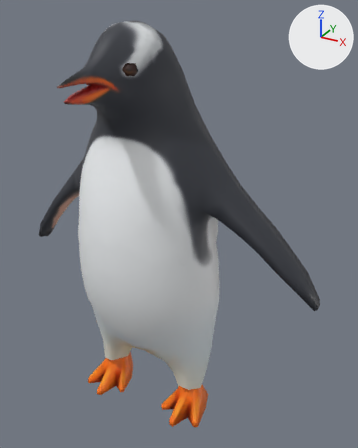
Before and after pictures for a commit that changed the glTF model assets/3D/Penguins/GentooPenguin/GentooPenguin.gltf.
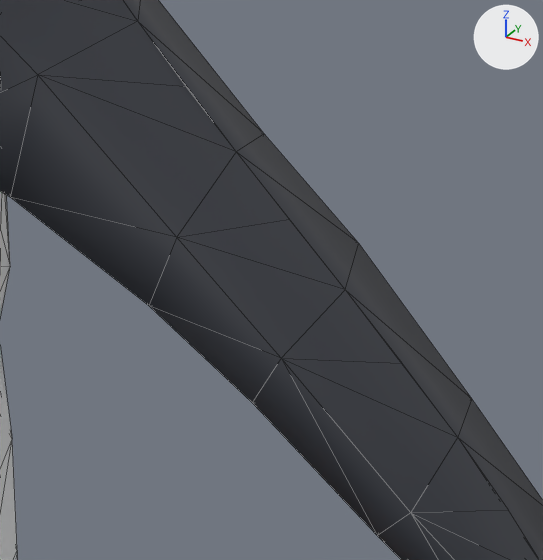
Each version appears first whole from a 50 mm camera at (0.497, -0.778, 0.822) aimed at (0.049, 0.036, 0.415), and next in a close-up on the part from 60% to 86% of the width and 42% to 63% of the height. The axes (+X, +Y, +Z) are drawn at upper right. The lights are the same throughout. The close-ups show mesh edges as thin lines. Vertices at the same position are counted once.

Objects in the first close-up: 'GentooPenguin'.
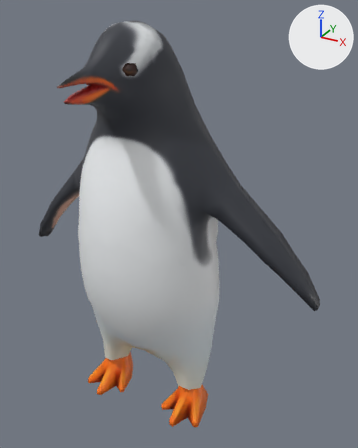
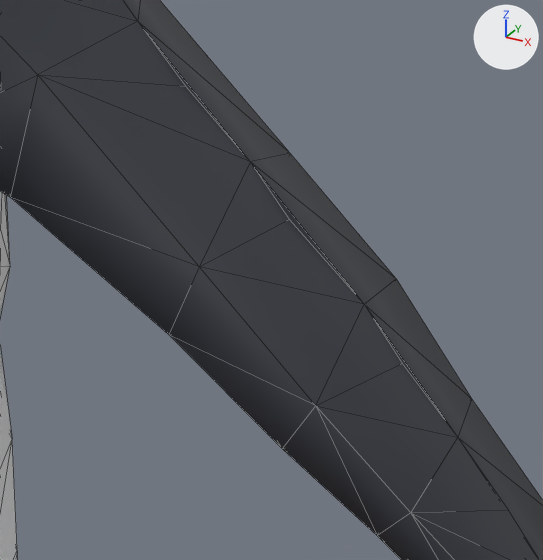
Edits to the bpy script that builds the scene:
```text
Change me_plane:
    where me_plane.from_pydata(...)  # 593 vertices, 1142 faces; spans x -0.346..0.346, y -0.23..0.233, z 0.0..0.8
    used by ob_gentoopenguin; location = (0.0, 0.0, 0.0)
    me_plane part 1
    me_plane.vertices[84].co: (0.244, -0.007, 0.428) -> (0.256, -0.008, 0.416)  # pixel (281, 358) -> pixel (315, 405)
    me_plane.vertices[85].co: (0.251, 0.03, 0.437) -> (0.256, 0.032, 0.433)  # pixel (345, 289) -> pixel (364, 304)
    me_plane.vertices[86].co: (0.243, 0.064, 0.438) -> (0.255, 0.069, 0.426)  # pixel (358, 243) -> pixel (396, 278)
    me_plane.vertices[93].co: (0.236, -0.007, 0.412) -> (0.247, -0.007, 0.399)  # pixel (252, 402) -> pixel (282, 448)
    me_plane.vertices[94].co: (0.237, 0.023, 0.4) -> (0.246, 0.024, 0.388)
    me_plane.vertices[95].co: (0.236, 0.056, 0.417) -> (0.246, 0.061, 0.405)
    me_plane.vertices[115].co: (0.212, 0.059, 0.47) -> (0.219, 0.063, 0.464)  # pixel (264, 133) -> pixel (290, 153)
    me_plane.vertices[116].co: (0.215, 0.025, 0.477) -> (0.219, 0.026, 0.474)  # pixel (236, 151) -> pixel (250, 161)
    me_plane.vertices[117].co: (0.212, -0.013, 0.463) -> (0.219, -0.014, 0.455)  # pixel (176, 237) -> pixel (199, 266)
    me_plane.vertices[118].co: (0.206, -0.017, 0.441) -> (0.212, -0.017, 0.433)  # pixel (148, 305) -> pixel (168, 334)
    me_plane.vertices[119].co: (0.206, 0.016, 0.428) -> (0.213, 0.017, 0.42)
    me_plane.vertices[120].co: (0.206, 0.053, 0.445) -> (0.213, 0.056, 0.438)
```

Location of each change, [x1, y1, x2, y2] in pixels of the close-ups (543 x 560 px; the box of a moved part takes in the faces that stretch with it):
part 1 of me_plane, moved or reshaped: [15, 0, 469, 536] in both
